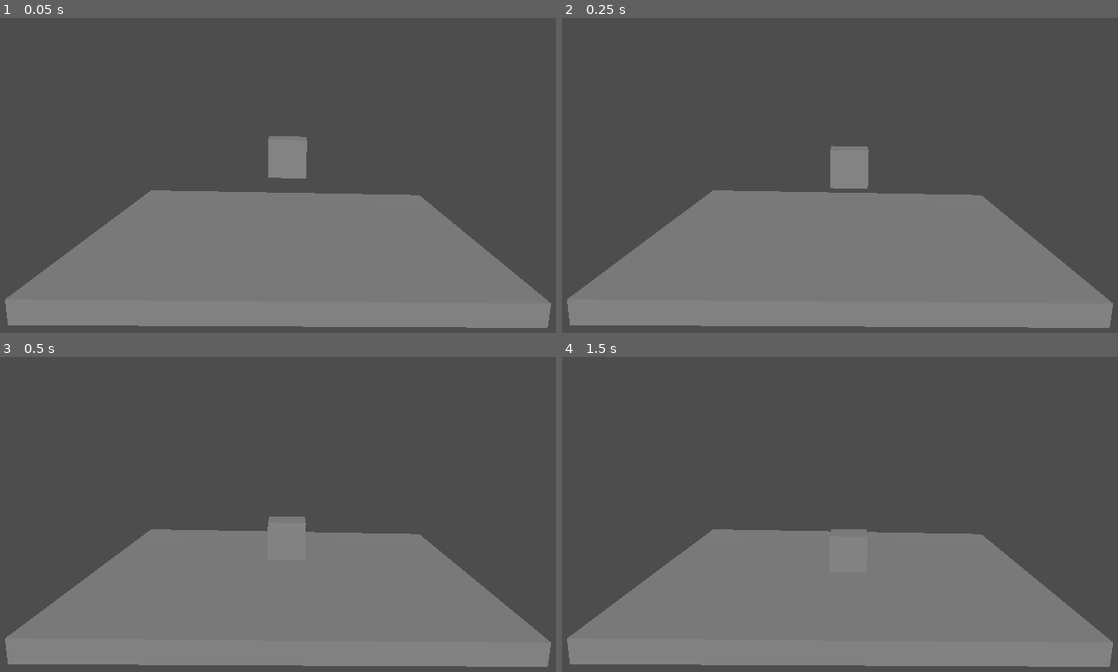
Above: before the commit, frames 1-4 (two rows, left to right).
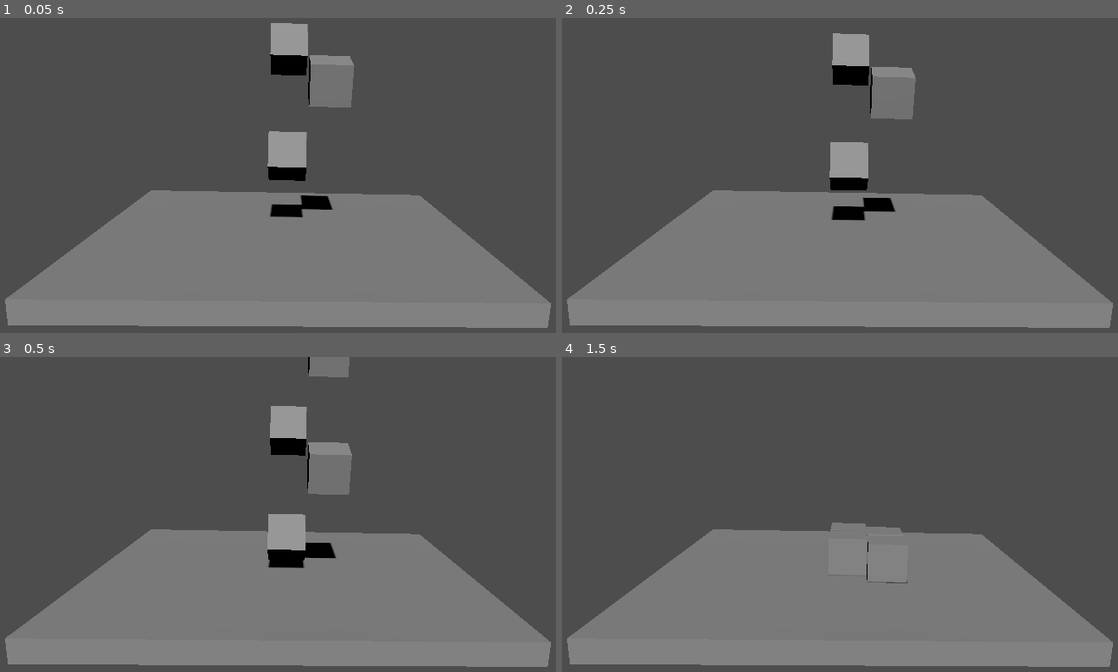
Above: after the commit, the same moments.

Repository: natmsaenz/Trabajo11-godot-a-android-3D
Game: Godot game, scene res://level_1.tscn
Same seed, same stepped clock (60 frames per second), same inputs: the game is played once before the commit and once after it. The project has no main scene, so this scene is started directly.
Inputs:
- Up to frame 1 (0.05 s): no input
- Up to frame 2 (0.25 s): no input
- Up to frame 3 (0.5 s): no input
- Up to frame 4 (1.5 s): no input

The runs differ from the first frame. In frame 1, 3.3% of the frame differs, in the area x 48-64%, y 1-64%; in frame 2, 3.3%; in frame 3, 3.6%, in the area x 48-64%, y 0-68%; in frame 4, 0.3%.

Commit message:
Bloques extra creados en level1

Diff:
--- a/level_1.tscn
+++ b/level_1.tscn
@@ -26,6 +26,16 @@
 
 [node name="DirectionalLight3D" type="DirectionalLight3D" parent="."]
 transform = Transform3D(1, 0, 0, 0, 0.753816, 0.657086, 0, -0.657086, 0.753816, 0, 7.15093, 7.56399)
+shadow_enabled = true
 
-[node name="Block" parent="." instance=ExtResource("1_qpybb")]
-transform = Transform3D(1, 0, 0, 0, 1, 0, 0, 0, 1, 0, 2, 0)
+[node name="Block1" parent="." instance=ExtResource("1_qpybb")]
+transform = Transform3D(1, 0, 0, 0, 0.866025, 0.5, 0, -0.5, 0.866025, 0, 2, 0)
+
+[node name="Block2" parent="." instance=ExtResource("1_qpybb")]
+transform = Transform3D(1, 0, 0, 0, 0.965926, -0.258819, 0, 0.258819, 0.965926, 1, 4, 1)
+
+[node name="Block3" parent="." instance=ExtResource("1_qpybb")]
+transform = Transform3D(1, 0, 0, 0, 0.866025, 0.5, 0, -0.5, 0.866025, 0, 4.84613, -1.21639)
+
+[node name="Block4" parent="." instance=ExtResource("1_qpybb")]
+transform = Transform3D(1, 0, 0, 0, 0.965926, -0.258819, 0, 0.258819, 0.965926, 1, 6.84613, -0.216394)
